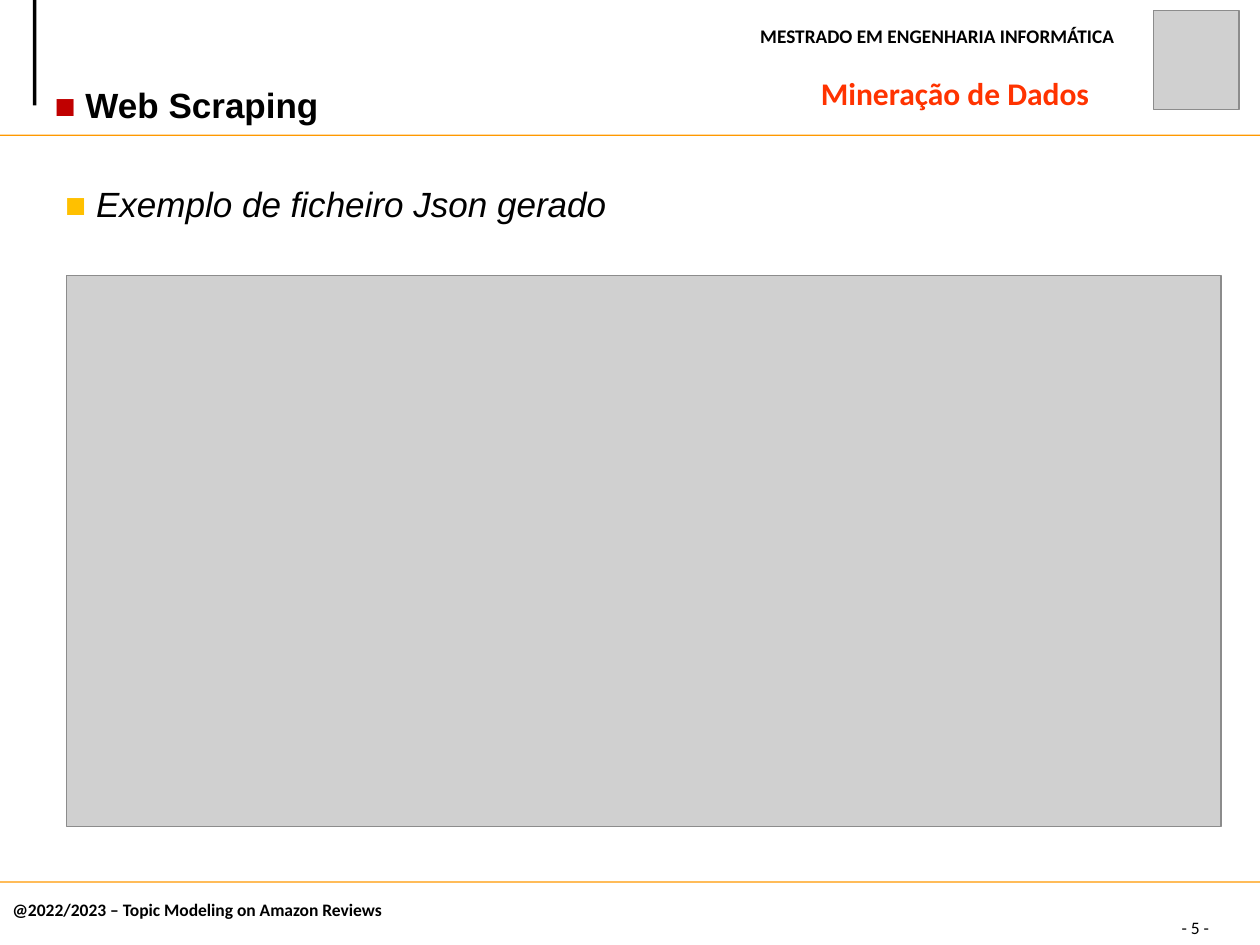
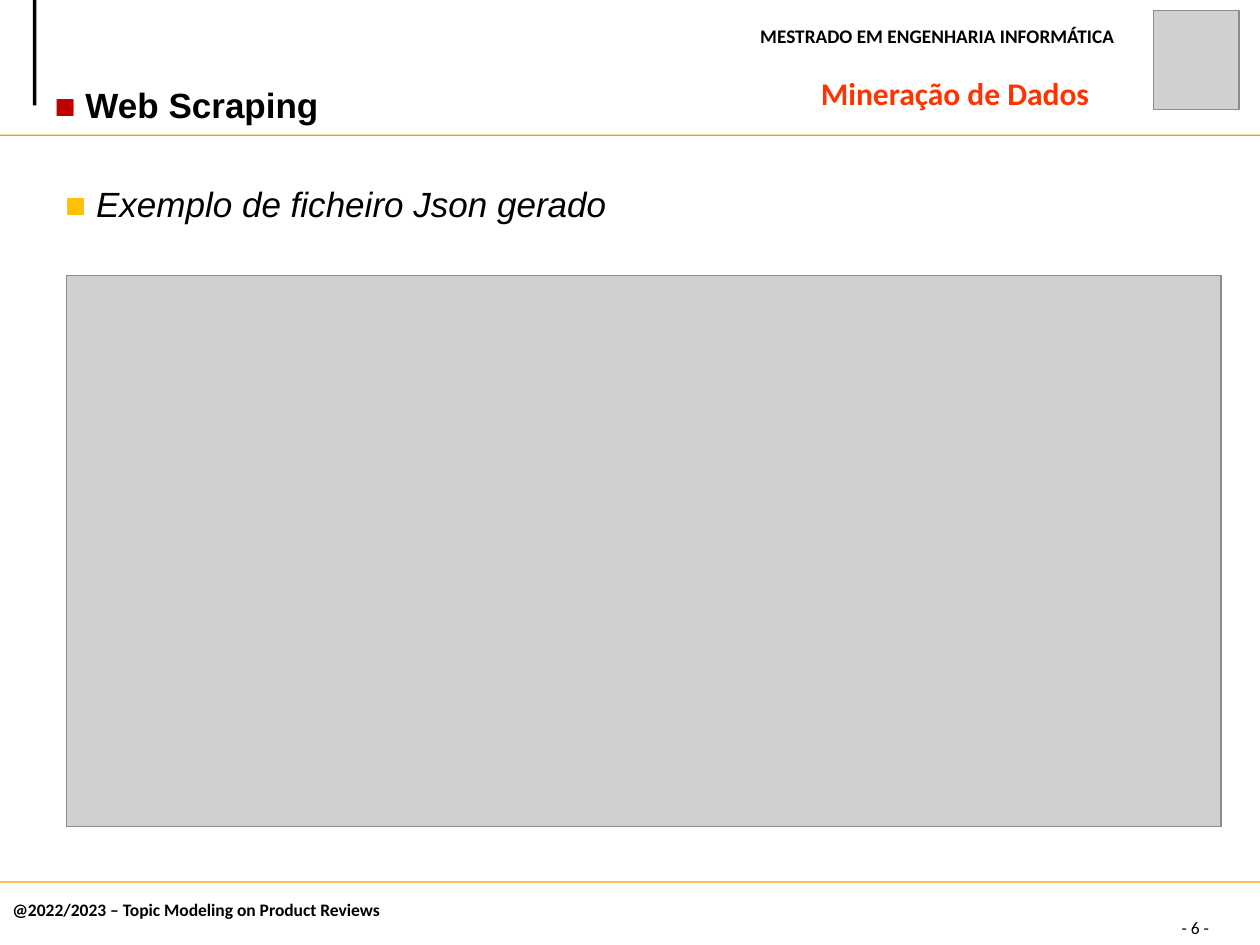
Before and after one commit to claudiadmr/MD-Projeto, a slide deck: slide 6 of Fase2/MD.pptx (slide 5 before the commit). Drawn at 1260x945 pixels with LibreOffice and Linux fonts; fonts in the diff are those of the drawing; grey boxes stand for pictures. Boxes give left, top, right and bottom in pixels: in the first picture for what was removed or moved away, otherwise in the second. Text is boxed around its words. In the diff, an @@ line names an element or a change of style, - is before the commit and + after.

```diff
--- a/Fase2/MD.pptx
+++ b/Fase2/MD.pptx
@@ text at [12, 903, 379, 919]: text changed @@
-@2022/2023 – Topic Modeling on Amazon Reviews
+@2022/2023 – Topic Modeling on Product Reviews
@@ page number at [1191, 922, 1200, 934]: text changed @@
-- 5 -
+- 6 -
```
Also in this commit, not shown: 8 other slides changed, 2 slides added.
